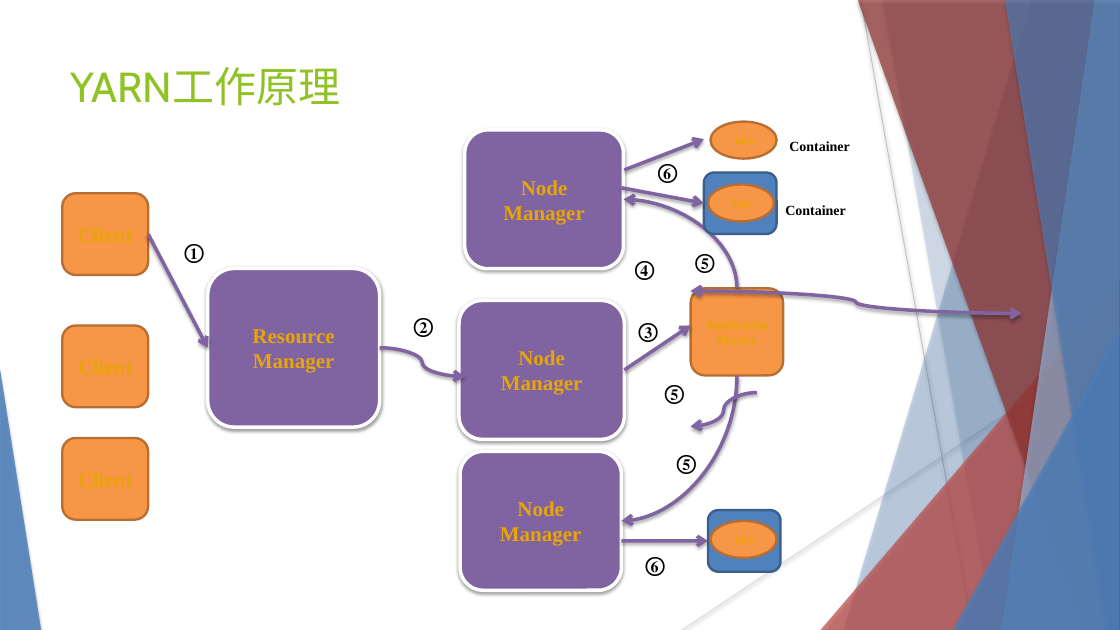
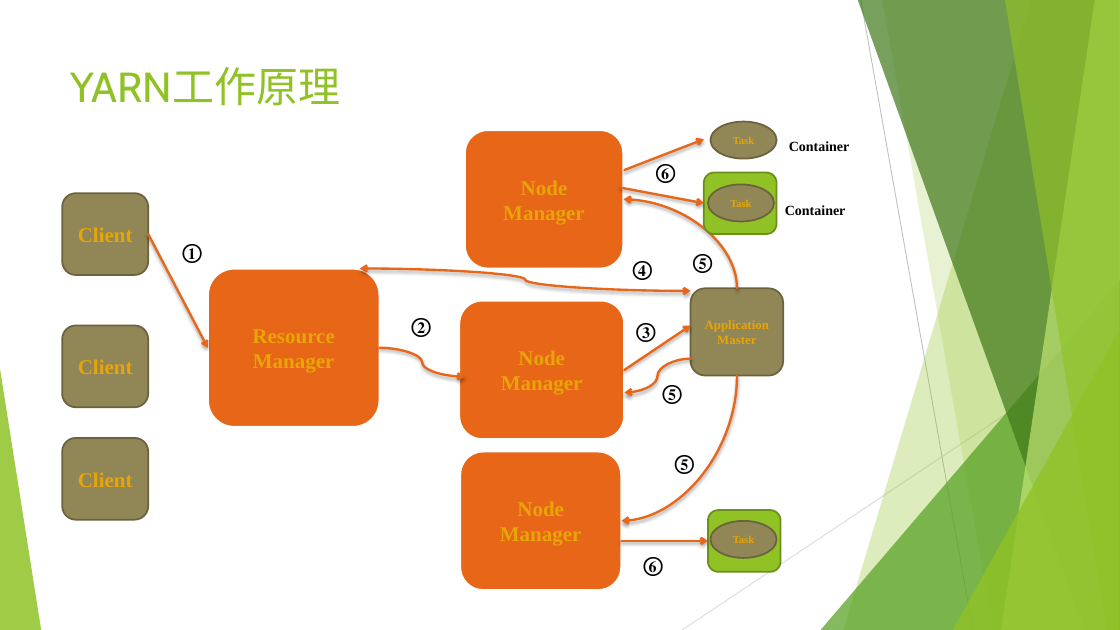
Before and after one commit to YunKillerE/learning-record, a slide deck: slide 32 of HADOOP.pptx. Drawn at 1120x630 pixels with LibreOffice and Linux fonts; fonts in the diff are those of the drawing. Boxes give left, top, right and bottom in pixels: in the first picture for what was removed or moved away, otherwise in the second. Text is boxed around its words. In the diff, an @@ line names an element or a change of style, - is before the commit and + after.

```diff
--- a/HADOOP.pptx
+++ b/HADOOP.pptx
@@ freeform shape at (844, 0, 1120, 630): fill #4F81BD at 30% opacity to #90C226 at 30% opacity; shadow off @@
@@ freeform shape at (858, 0, 1120, 630): fill #953735 at 70% opacity to #3F7819 at 70% opacity; shadow off @@
@@ line (861, 0) - (973, 630): stroke #BFBFBF 0.74 pt to #BFBFBF 0.75 pt @@
@@ freeform shape at (882, 0, 1120, 630): fill #4F81BD at 20% opacity to #90C226 at 20% opacity; shadow off; outline redrawn @@
@@ freeform shape at (1002, 0, 1120, 630): fill #95B3D7 at 70% opacity to #C0E474 at 70% opacity; shadow off @@
@@ freeform shape at (1005, 0, 1120, 630): fill #4F81BD at 65% opacity to #90C226 at 65% opacity; shadow off @@
@@ freeform shape removed at (624, 139, 704, 171) @@
@@ arrow added from (624, 170) to (704, 139), #E76618 2 pt @@
@@ rounded rectangle at (704, 172, 777, 234): fill #4F81BD to #90C226; outline #3A5F8C 2 pt to #6B901C 1.5 pt; proportions changed @@
@@ text in rounded rectangle at (503, 180, 585, 225): text removed @@
-Node
-Manager
@@ freeform shape removed at (622, 188, 704, 203) @@
@@ arrow added from (622, 188) to (704, 203), #E76618 2 pt @@
@@ curved arrow (737, 288) - (623, 199): stroke #8064A2 3 pt to #E76618 2 pt @@
@@ freeform shape removed at (148, 234, 208, 348) @@
@@ arrow added from (149, 234) to (208, 348), #E76618 2 pt @@
@@ fill #8064A2 to #E76618; outline #FFFFFF 3 pt to #FFFFFF 2 pt; shadow off; proportions changed in 4 elements at (459, 301, 624, 439), (465, 130, 623, 269), (460, 451, 622, 590), (208, 269, 380, 428) @@
@@ curved double arrow added from (691, 291) to (360, 269), #E76618 2 pt @@
@@ curved double arrow removed from (1022, 313) to (691, 291) @@
@@ triangle at (821, 280, 1120, 630): fill #C0504D at 72% opacity to #54A021 at 72% opacity; shadow off @@
@@ text in rounded rectangle at (252, 329, 335, 373): text removed @@
-Resource
-Manager
@@ freeform shape removed at (624, 325, 691, 370) @@
@@ arrow added from (624, 370) to (691, 325), #E76618 2 pt @@
@@ curved arrow (380, 348) - (465, 376): stroke #8064A2 3 pt to #E76618 2 pt @@
@@ text in rounded rectangle at (501, 350, 583, 395): text removed @@
-Node
-Manager
@@ curved arrow moved from (757, 392) - (691, 427) to (691, 359) - (624, 392) @@
@@ curved arrow (691, 359) - (624, 392): stroke #8064A2 3 pt to #E76618 2 pt @@
@@ line (1120, 339) - (682, 630): stroke #D9D9D9 0.74 pt to #D9D9D9 0.75 pt @@
@@ triangle at (953, 330, 1120, 630): fill #4F81BD at 80% opacity to #90C226 at 80% opacity; shadow off @@
@@ triangle at (0, 369, 41, 630): fill #4F81BD at 85% opacity to #90C226 at 85% opacity; shadow off @@
@@ curved arrow (737, 376) - (622, 521): stroke #8064A2 3 pt to #E76618 2 pt @@
@@ fill #F79646 to #918655; outline #B76F34 2 pt to #6B633F 1.5 pt; proportions changed in 4 elements at (691, 288, 783, 376), (62, 193, 148, 275), (62, 325, 148, 407), (62, 438, 148, 519) @@
@@ text in rounded rectangle at (500, 501, 582, 546): text removed @@
-Node
-Manager
@@ rounded rectangle at (708, 510, 781, 571): fill #4F81BD to #90C226; outline #3A5F8C 2 pt to #6B901C 1.5 pt; proportions changed @@
@@ fill #F79646 to #918655; outline #B76F34 2 pt to #6B633F 1.5 pt in 3 elements at (711, 122, 777, 159), (708, 185, 775, 222), (711, 521, 777, 558) @@
@@ freeform shape removed at (622, 541, 708, 541) @@
@@ arrow added from (622, 541) to (708, 541), #E76618 2 pt @@
```
Also in this commit, not shown: 52 other slides changed, 1 other file.
